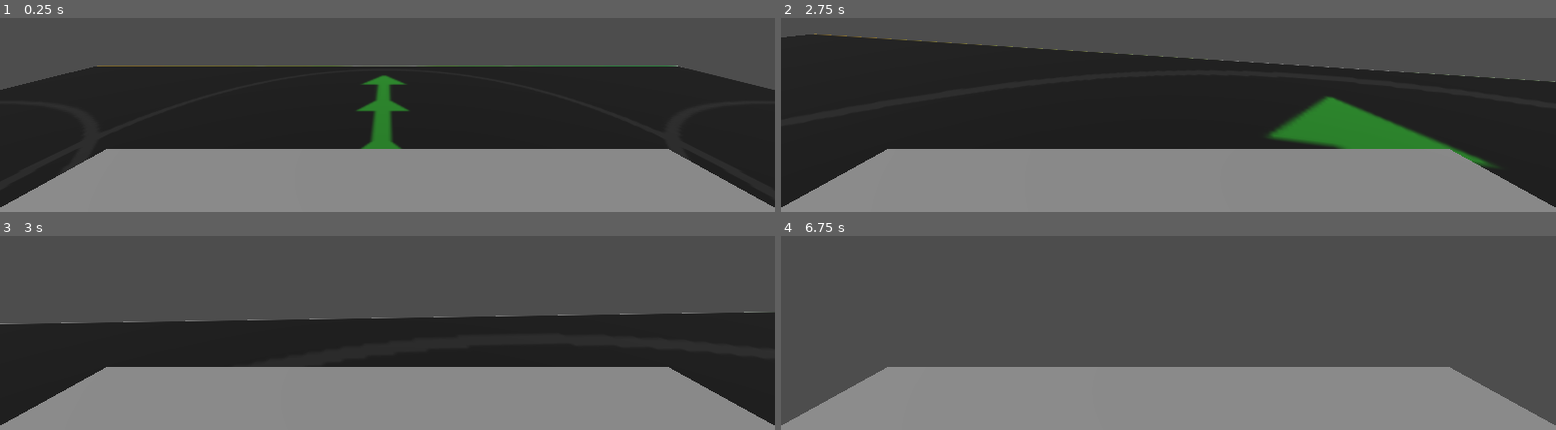
Above: before the commit, frames 1-4 (two rows, left to right).
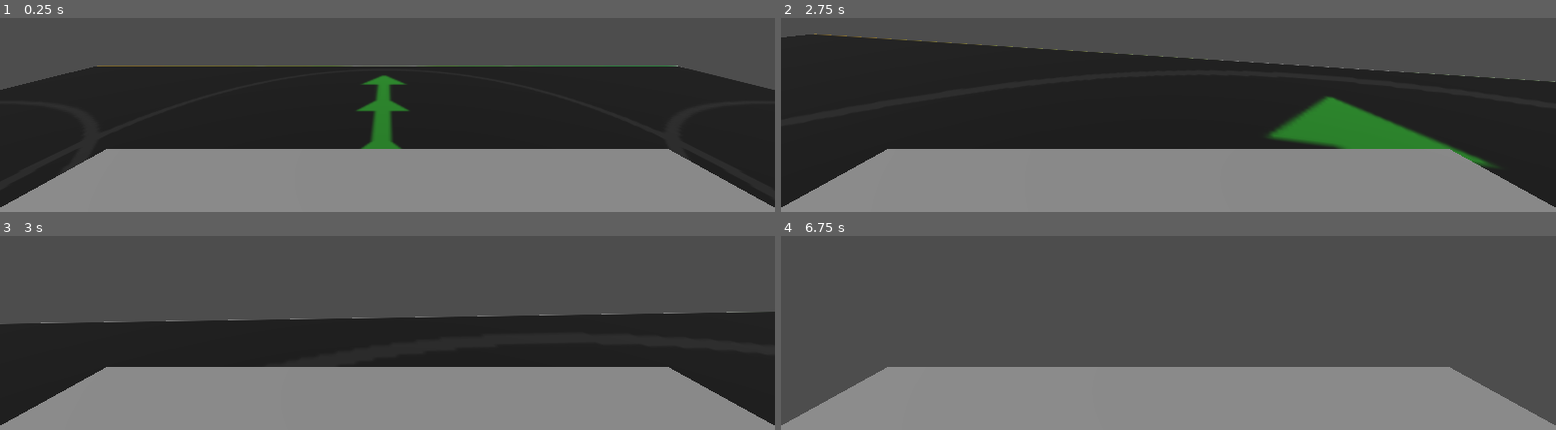
Above: after the commit, the same moments.

Repository: CodexHere/godot-test
Game: Godot game, scene res://world.tscn
The game is run twice, just before and just after one commit, with the same random seed, the same clock (stepped at 60 frames per second) and the same inputs.
Inputs (mouse positions are in pixels of both pictures, inside the frame that each line leads up to):
- Up to frame 1 (0.25 s): no input
- Up to frame 2 (2.75 s): tap Enter (ui_accept) at 0.5, 0.77, 1.52 s; move the mouse to (outside the picture) at 0.52 s; hold Up (ui_up) from 0.53 s (still down); move the mouse to (outside the picture) at 1.27 s; move the mouse to (outside the picture) at 2.02 s
- Up to frame 3 (3 s): move the mouse to (outside the picture) at 2.77 s; release Up (ui_up) at 2.78 s; hold Left (ui_left) from 2.78 s (still down)
- Up to frame 4 (6.75 s): tap Enter (ui_accept) at 3.02, 3.77, 4.25, 4.52, 5, 5.75, 6.02, 6.5 s; move the mouse to (outside the picture) at 3.52 s; release Left (ui_left) at 3.53 s; hold Up (ui_up) 3.53-5.78 s; move the mouse to (outside the picture) at 4.27 s; move the mouse to (outside the picture) at 5.02 s; move the mouse to (outside the picture) at 5.77 s; hold Right (ui_right) 5.78-6.53 s; move the mouse to (outside the picture) at 6.52 s; hold Up (ui_up) from 6.53 s (still down)

Frames 1-2 are identical in both runs. In frame 3, 0.4% of the frame differs, in the area x 0-100%, y 39-46%; in frame 4, less than 0.1%.

Commit message:
Fix rolling

Diff:
--- a/6dof.gd
+++ b/6dof.gd
@@ -9,6 +9,7 @@
 
 var pitch: float = 0.0
 var yaw: float = 0.0
+var roll: float = 0.0
 
 func _ready():
 	Input.set_mouse_mode(Input.MOUSE_MODE_CAPTURED)
@@ -29,15 +30,15 @@
 		roll_input += 1.0
 	if Input.is_action_pressed("roll_right"):
 		roll_input -= 1.0
+	roll += roll_input * roll_speed * delta
 
-	# --- Compute rotation basis
-	var roll = roll_input * roll_speed * delta
+	# --- Compute rotation basis with accumulated yaw/pitch/roll
 	var basis = Basis(Vector3.UP, yaw) * Basis(Vector3.RIGHT, pitch) * Basis(Vector3.BACK, roll)
 	global_transform.basis = basis.orthonormalized()
 
 	# --- Movement input using axes
 	var forward := Input.get_action_strength("ui_up") - Input.get_action_strength("ui_down")
-	var strafe := Input.get_action_strength("ui_right") - Input.get_action_strength("ui_left")
+	var strafe := Input.get_action_strength("ui_left") - Input.get_action_strength("ui_right")
 	var vertical := Input.get_action_strength("ui_accept") - Input.get_action_strength("hover_down")
 
 	var input_vector: Vector3 = (basis.z * forward) + (basis.x * strafe) + (basis.y * vertical)
